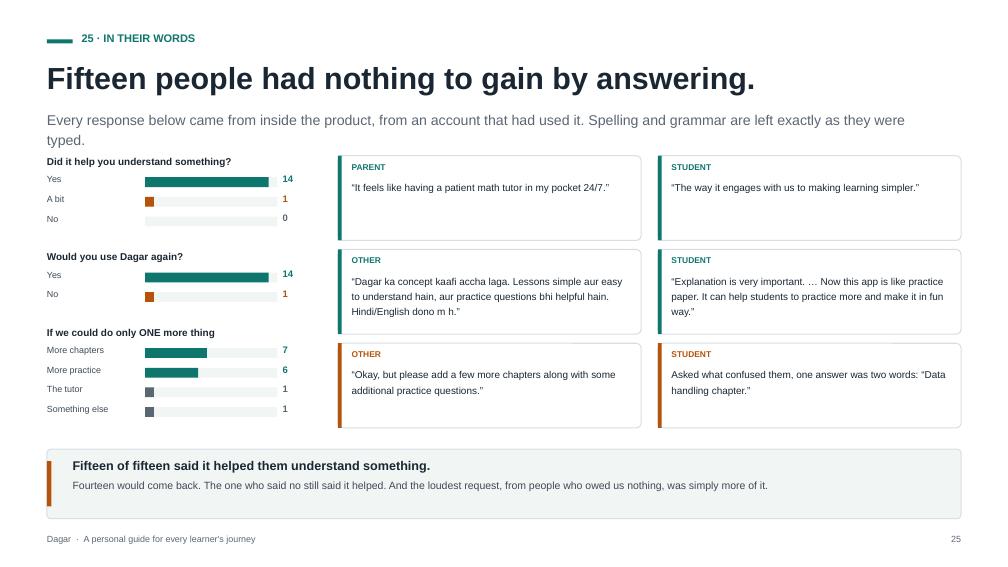
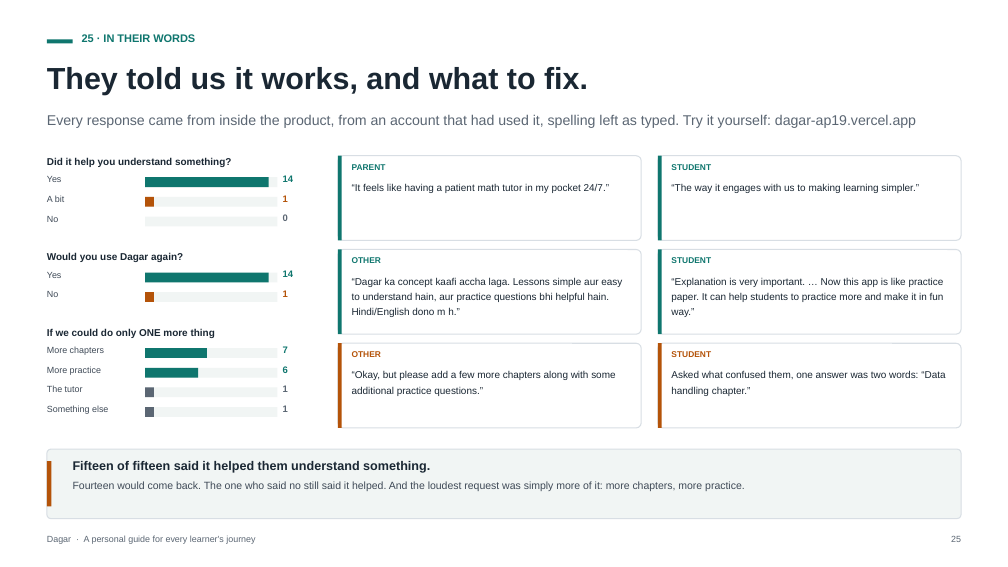
Before and after one commit to ap9650/dagar, a slide deck: slide 25 of docs/deck/Dagar-Pitch-Deck.pptx. Drawn at 1008x567 pixels with LibreOffice and Linux fonts; fonts in the diff are those of the drawing. Boxes give left, top, right and bottom in pixels: in the first picture for what was removed or moved away, otherwise in the second. Text is boxed around its words. In the diff, an @@ line names an element or a change of style, - is before the commit and + after.

```diff
--- a/docs/deck/Dagar-Pitch-Deck.pptx
+++ b/docs/deck/Dagar-Pitch-Deck.pptx
@@ text at <box>47,67,588,95</box>: text changed @@
-Fifteen people had nothing to gain by answering.
+They told us it works, and what to fix.
@@ text at <box>47,114,916,128</box>: text changed @@
-Every response below came from inside the product, from an account that had used it. Spelling and grammar are left exactly as they were typed.
+Every response came from inside the product, from an account that had used it, spelling left as typed. Try it yourself: dagar-ap19.vercel.app
@@ text at <box>73,481,745,491</box>: text changed @@
-Fourteen would come back. The one who said no still said it helped. And the loudest request, from people who owed us nothing, was simply more of it.
+Fourteen would come back. The one who said no still said it helped. And the loudest request was simply more of it: more chapters, more practice.
```
Also in this commit, not shown: 2 other slides changed, 1 slide added, 2 other files.
